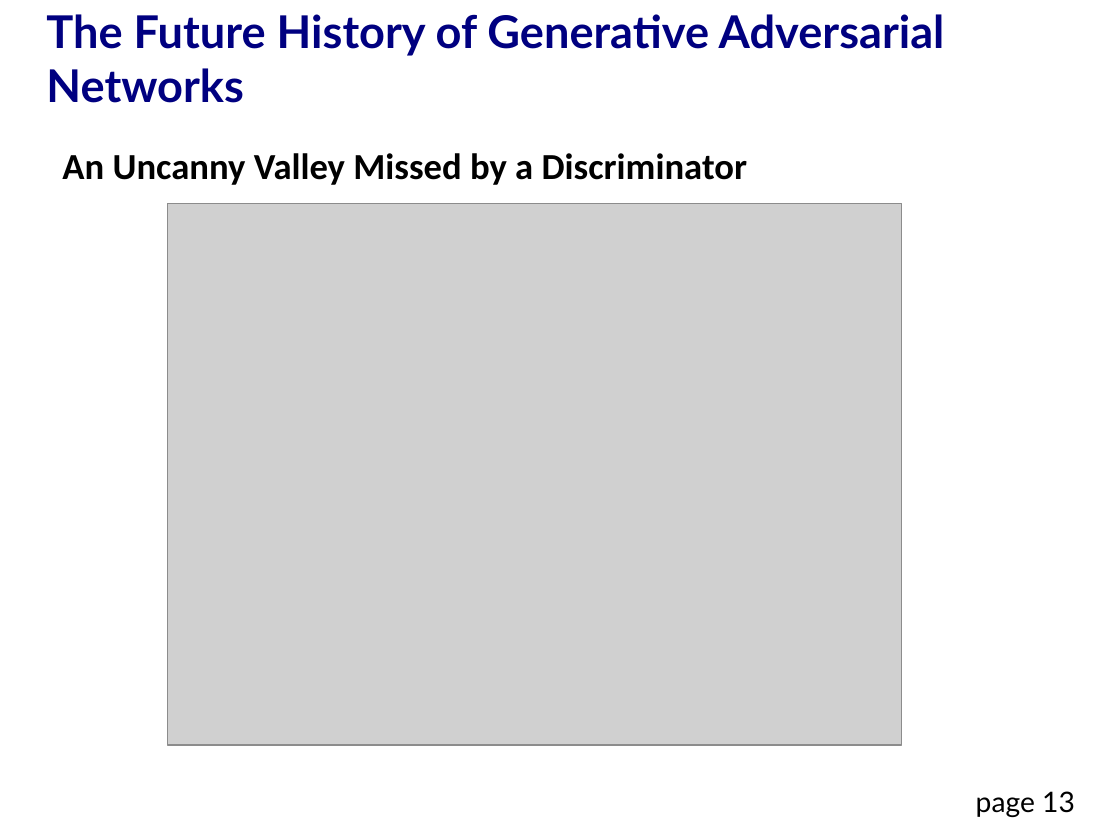
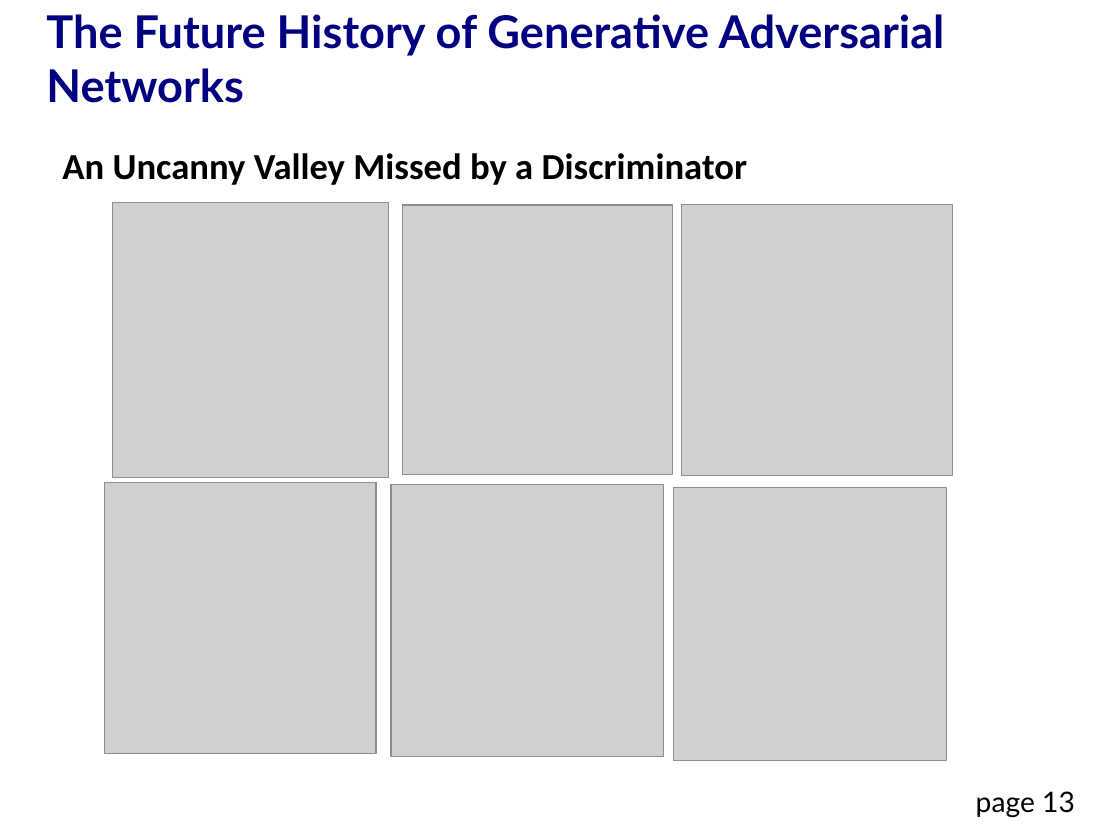
Before and after one commit to DavidMertz/GITEX-2021, a slide deck: slide 13 of Future_History_of_GAN.odp. Drawn at 1120x840 pixels with LibreOffice and Linux fonts; fonts in the diff are those of the drawing; grey boxes stand for pictures. Boxes give left, top, right and bottom in pixels: in the first picture for what was removed or moved away, otherwise in the second. Text is boxed around its words. In the diff, an @@ line names an element or a change of style, - is before the commit and + after.

```diff
--- a/Future_History_of_GAN.odp
+++ b/Future_History_of_GAN.odp
@@ picture added at [113,202,388,478] @@
@@ picture added at [402,205,673,476] @@
@@ picture: place and size @@
-picture at [168,203,903,745]
+picture at [682,204,953,476]
@@ picture added at [105,482,376,753] @@
@@ picture added at [391,484,664,756] @@
@@ picture added at [674,488,947,761] @@
```
Also in this commit, not shown: 1 other slide changed, 1 other file.
